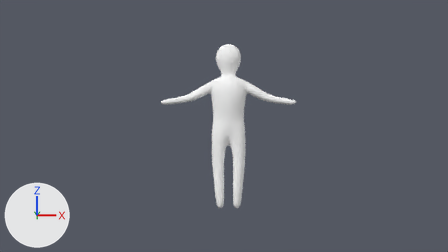
One commit to the Blender file SimpleRender2_5/blend/rigged_chars.blend: the scene before it, then after it.
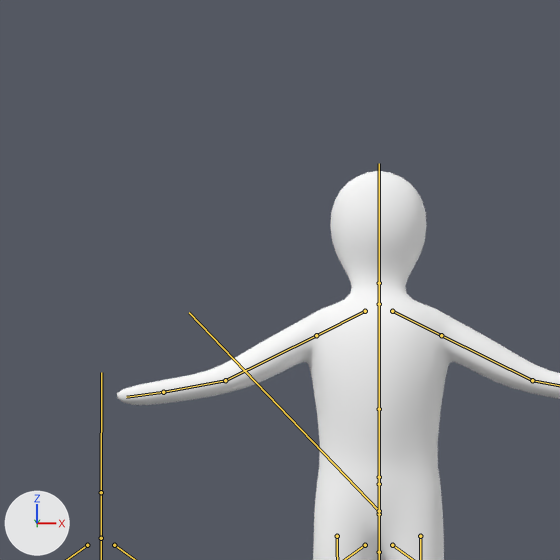
There are two pictures of each version: one from the file's camera 'Camera', one close up on the part from 29% to 61% of the width and 0% to 57% of the height. Lighting does not change. The marker at lower left points along +X, +Y and +Z. Both versions are drawn at the pose saved in each file; the numbers are the values there. The bones that bend it are drawn over the model as lines in the close-ups.

The first close-up shows 'Macho'.
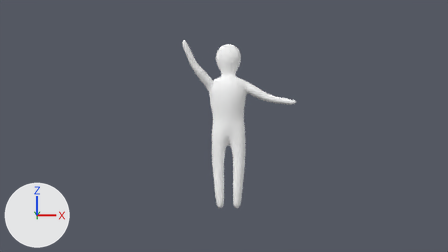
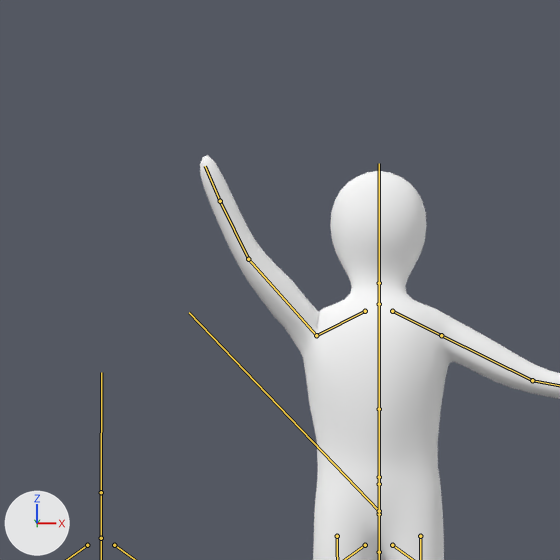
Changed parts and their boxes [x1, y1, x2, y2] in the close-ups (560 x 560 px):
'Macho', posed: before [117, 171, 560, 560]; after [200, 155, 560, 560]
bone 'I_Arm_Upper.R', root to tip: before (316, 335) to (225, 380); after (316, 335) to (248, 259)

The change, as a diff of the scene's bpy script:
```diff
--- a/SimpleRender2_5/blend/rigged_chars.blend.py
+++ b/SimpleRender2_5/blend/rigged_chars.blend.py
@@ bone_i_arm_upper_r @@
 bone_i_arm_upper_r = bpy.data.objects['I_Rig.003'].pose.bones['I_Arm_Upper.R']  # child of 'I_Shoulder.R'
-bone_i_arm_upper_r.rotation_quaternion = (1.0, 0.0, 0.0, 0.0)  # degrees (0, 0, 0)
+bone_i_arm_upper_r.rotation_quaternion = (0.794, 0.587, 0.04, 0.153)  # degrees (72, -7, 17)
```
